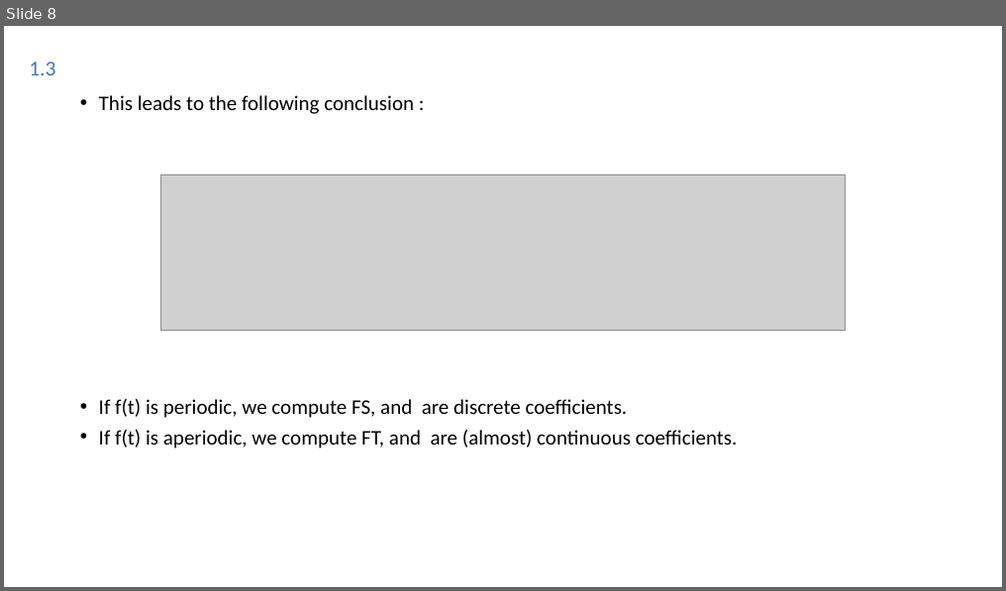
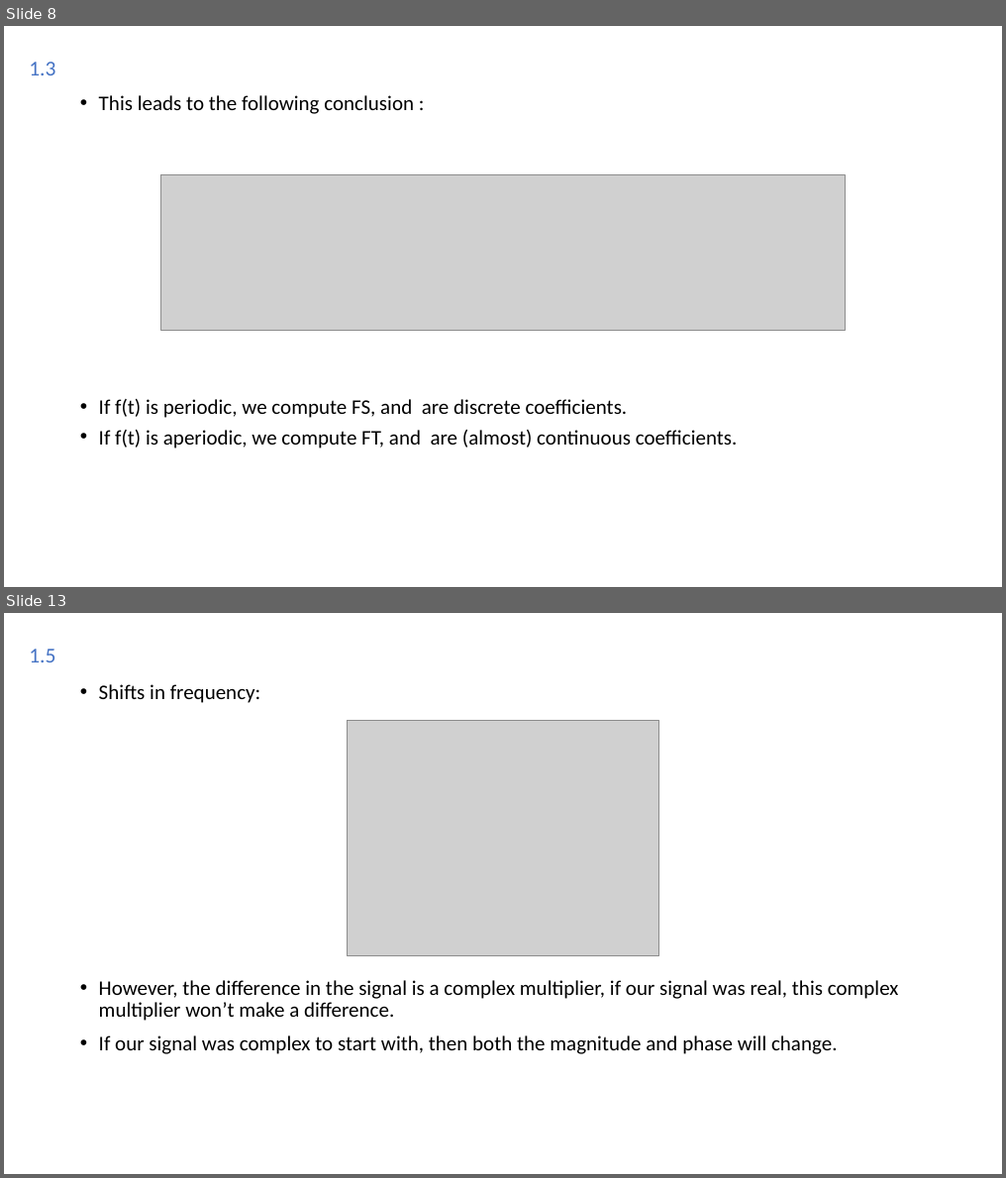
Before and after one commit to Joao-Quinta/Uni3eme_2, a slide deck: imagerieNumerique/Imagerie numérique.odp. Shown one above the other, each under a label of ours: slide 8 before the commit, slides 8 and 13 after it; the slides between them are not shown. The pictures are 1006x591 and 1006x1178 pixels, drawn with LibreOffice and Linux fonts; fonts in the diff are those of the drawing; grey boxes stand for pictures. Boxes give left, top, right and bottom in pixels: in the first picture for what was removed or moved away, otherwise in the second. Text is boxed around its words. In the diff, an @@ line names an element or a change of style, - is before the commit and + after.

```diff
--- a/imagerieNumerique/Imagerie numérique.odp
+++ b/imagerieNumerique/Imagerie numérique.odp
@@ slide 13 added at box(4, 613, 1002, 1174), background #FFFFFF @@
@@ text added at box(29, 649, 55, 663), 20.4 pt, text #4472C4 @@
+1.5
@@ text added at box(99, 684, 899, 1055), 20 pt, text #000000 @@
+• Shifts in frequency:
+• However, the difference in the signal is a complex multiplier, if our signal was real, this complex multiplier won’t make a difference.
+• If our signal was complex to start with, then both the magnitude and phase will change.
@@ picture added at box(347, 720, 659, 956) @@
```
Also in this commit, not shown: 3 slides changed, 3 other slides added, 3 other files.
